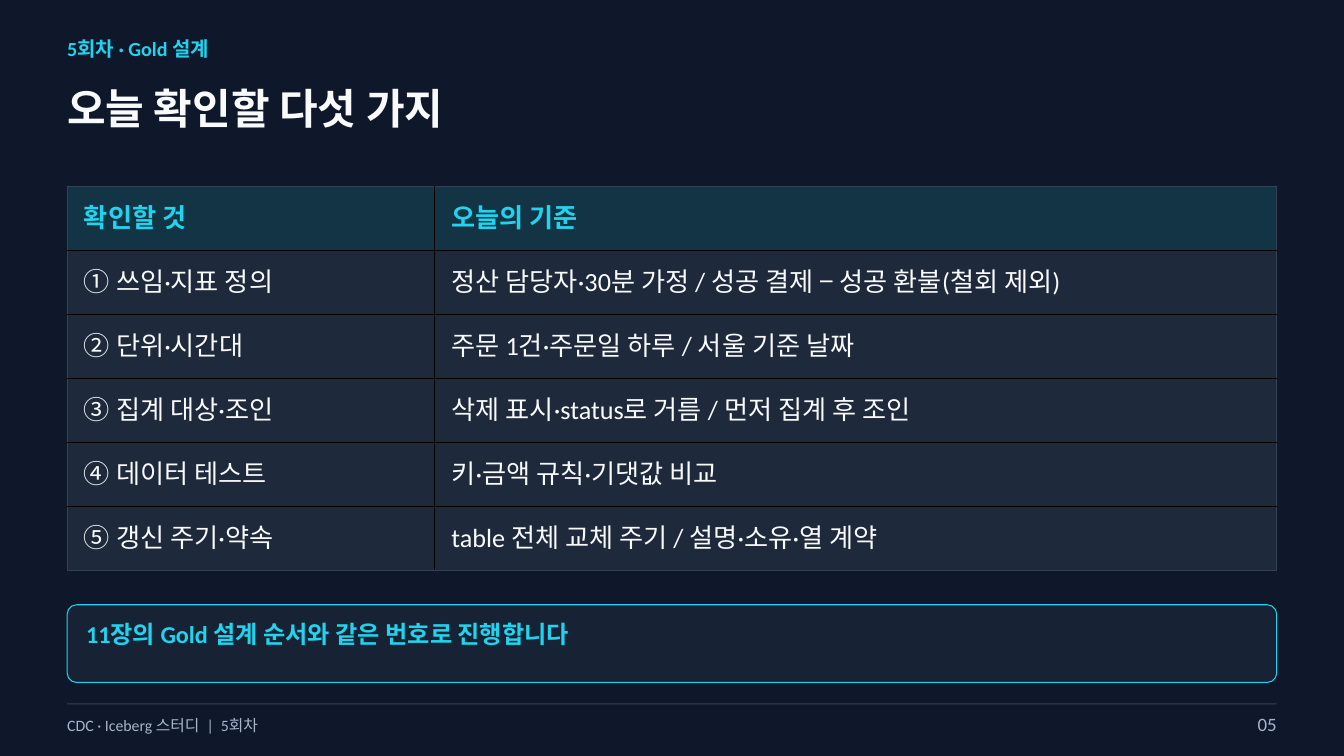
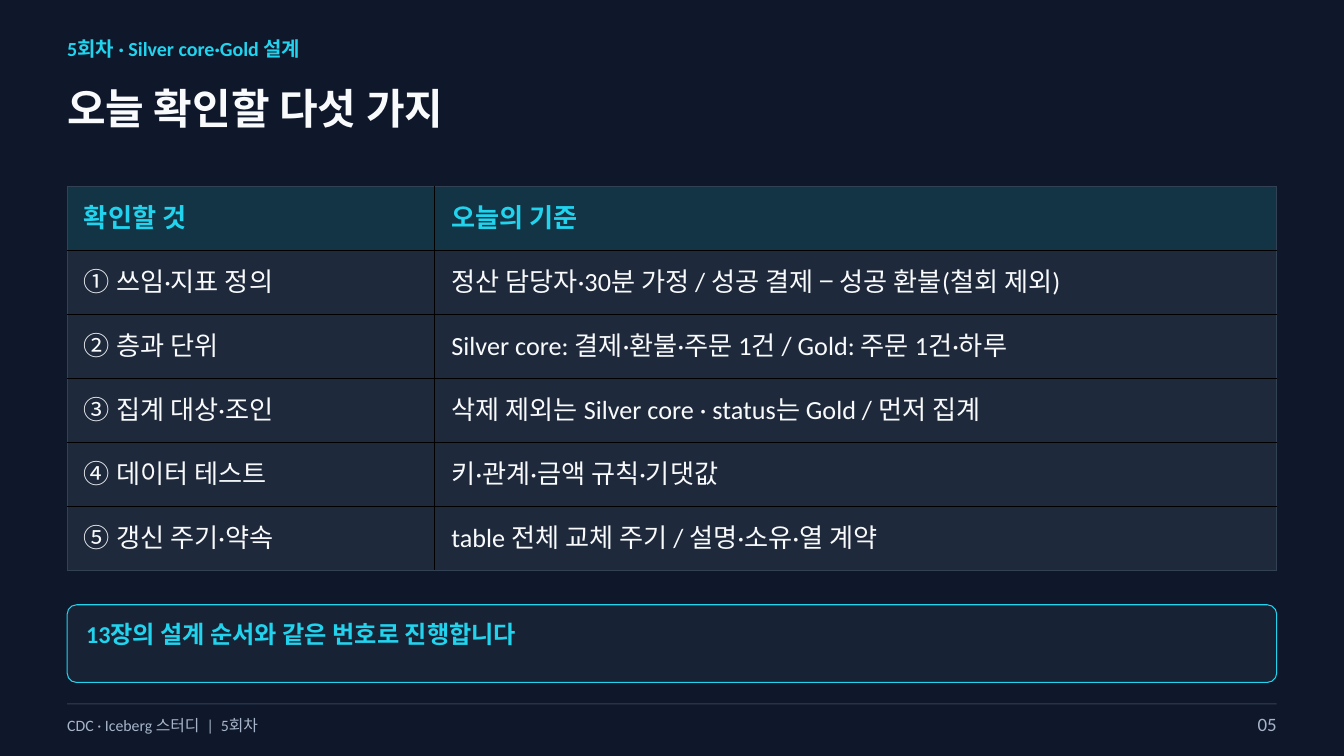
Before and after one commit to kim-dabin/cdc-lakehouse-study, a slide deck: slide 5 of labs/session05/slides/05-session05-student.pptx. Drawn at 1344x756 pixels with LibreOffice and Linux fonts; fonts in the diff are those of the drawing. Boxes give left, top, right and bottom in pixels: in the first picture for what was removed or moved away, otherwise in the second. Text is boxed around its words. In the diff, an @@ line names an element or a change of style, - is before the commit and + after.

```diff
--- a/labs/session05/slides/05-session05-student.pptx
+++ b/labs/session05/slides/05-session05-student.pptx
@@ text at box(67, 39, 301, 58): text changed @@
-5회차 · Gold 설계
+5회차 · Silver core·Gold 설계
@@ table at box(68, 187, 1277, 646) @@
-row 3, column 1: ② 단위·시간대
+row 3, column 1: ② 층과 단위
-row 3, column 2: 주문 1건·주문일 하루 / 서울 기준 날짜
+row 3, column 2: Silver core: 결제·환불·주문 1건 / Gold: 주문 1건·하루
-row 4, column 2: 삭제 표시·status로 거름 / 먼저 집계 후 조인
+row 4, column 2: 삭제 제외는 Silver core · status는 Gold / 먼저 집계
-row 5, column 2: 키·금액 규칙·기댓값 비교
+row 5, column 2: 키·관계·금액 규칙·기댓값
@@ text at box(86, 622, 516, 645): text changed @@
-11장의 Gold 설계 순서와 같은 번호로 진행합니다
+13장의 설계 순서와 같은 번호로 진행합니다
```
Also in this commit, not shown: 27 other slides changed, 3 slides added, 1 slide removed, 1 other file.
